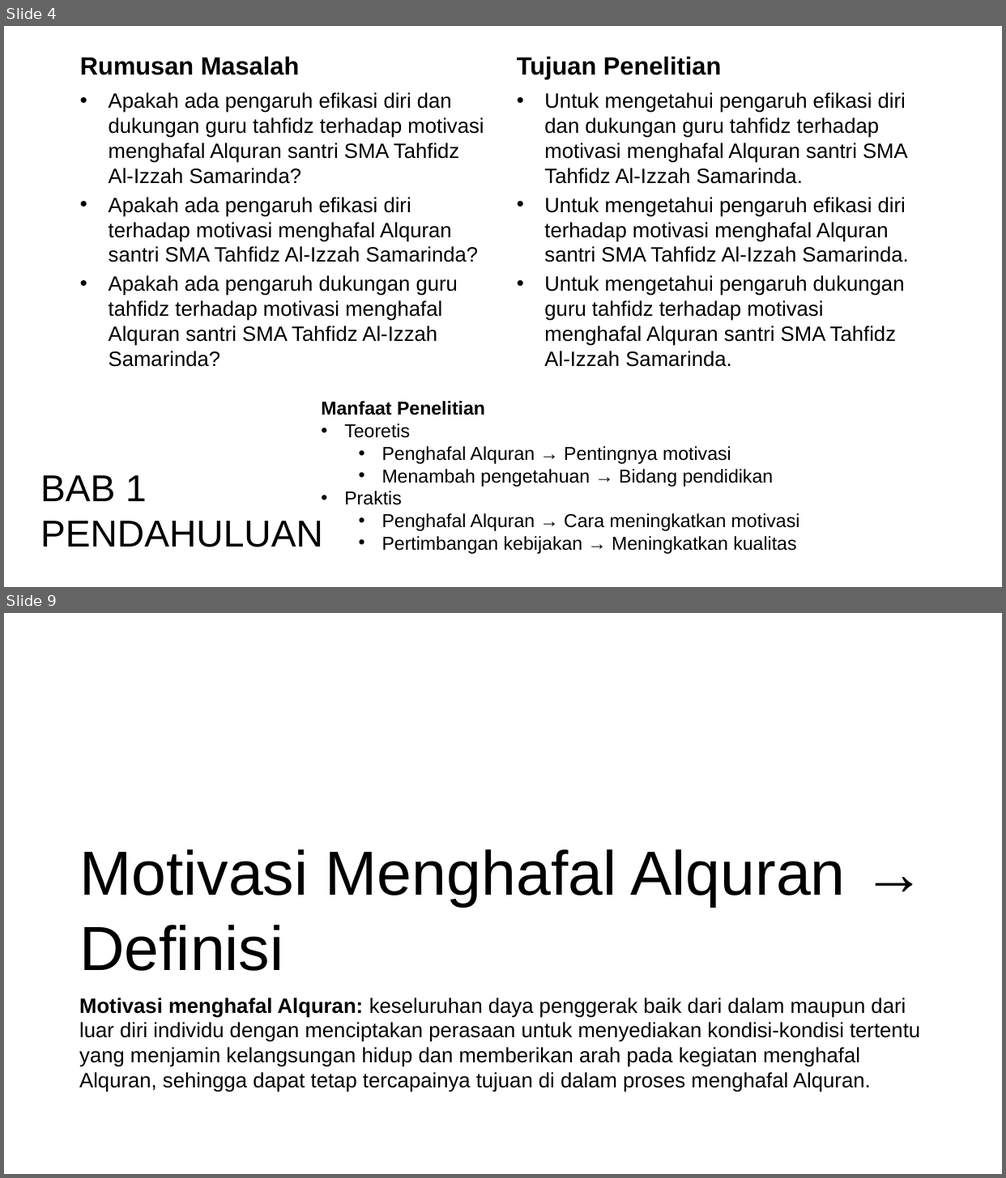
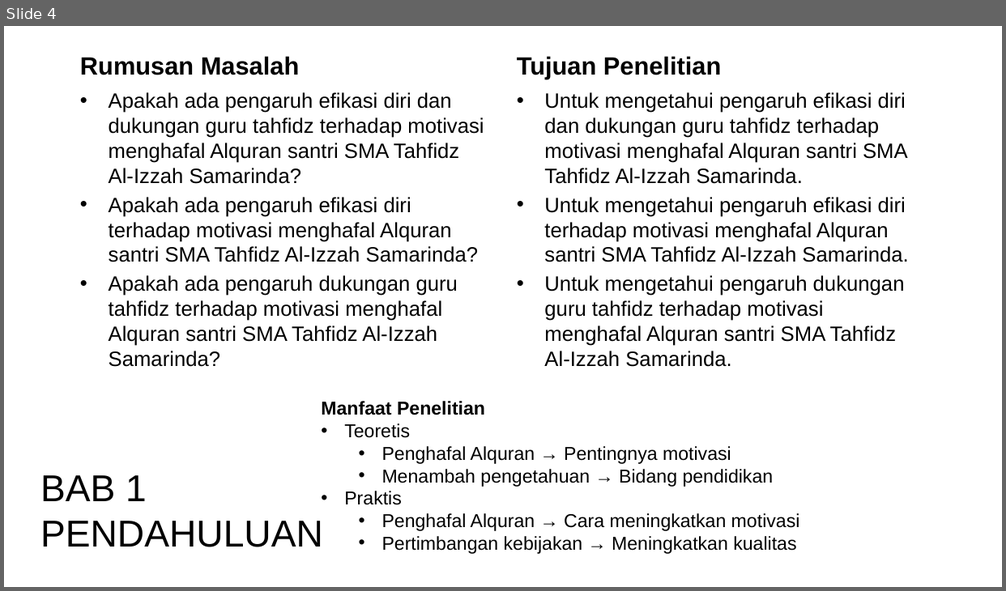
Before and after one commit to mzaini30/skripsi, a slide deck: seminar proposal.pptx. Shown one above the other, each under a label of ours: slides 4 and 9 before the commit, slide 4 after it; the slides between them are not shown. The pictures are 1006x1178 and 1006x591 pixels, drawn with LibreOffice and Linux fonts; fonts in the diff are those of the drawing; background and template pictures are left out. Boxes give left, top, right and bottom in pixels: in the first picture for what was removed or moved away, otherwise in the second. Text is boxed around its words. In the diff, an @@ line names an element or a change of style, - is before the commit and + after.

```diff
--- a/seminar proposal.pptx
+++ b/seminar proposal.pptx
@@ slide 9 removed at (4, 613, 1002, 1174), background picture (left out) @@
@@ title removed at (79, 850, 845, 971) @@
-Motivasi Menghafal Alquran → Definisi
@@ text removed at (79, 998, 920, 1093) @@
-Motivasi menghafal Alquran: keseluruhan daya penggerak baik dari dalam maupun dari luar diri individu dengan menciptakan perasaan untuk menyediakan kondisi-kondisi tertentu yang menjamin kelangsungan hidup dan memberikan arah pada kegiatan menghafal Alquran, sehingga dapat tetap tercapainya tujuan di dalam proses menghafal Alquran.
```
Also in this commit, not shown: 2 slides changed, 1 slide added, 16 other slides removed.
